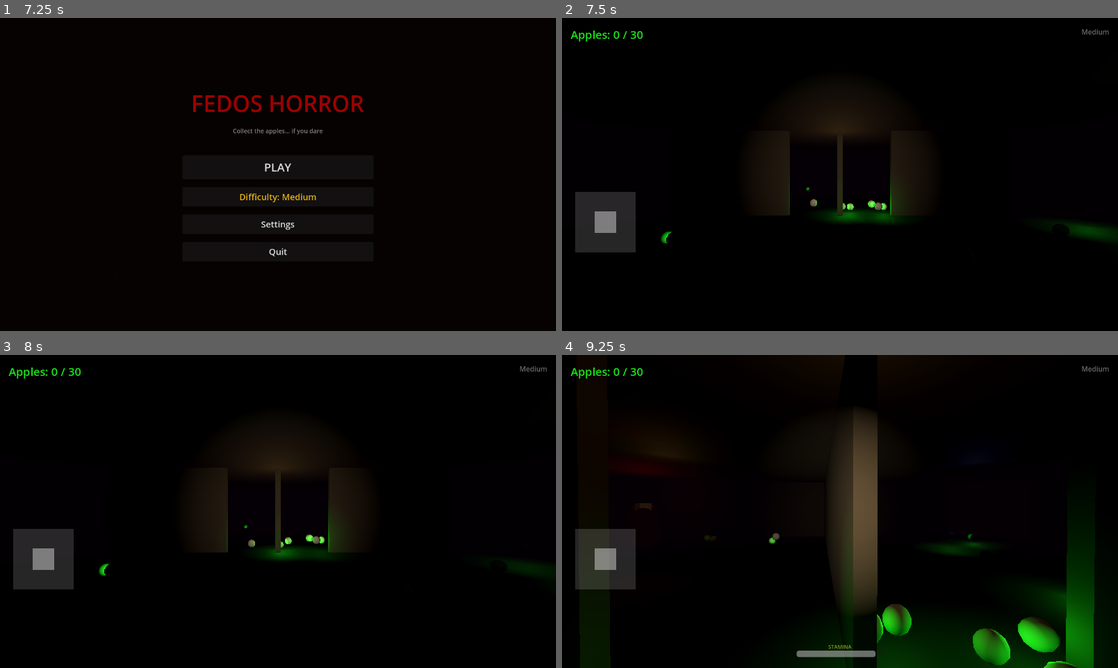
Above: before the commit, frames 1-4 (two rows, left to right).
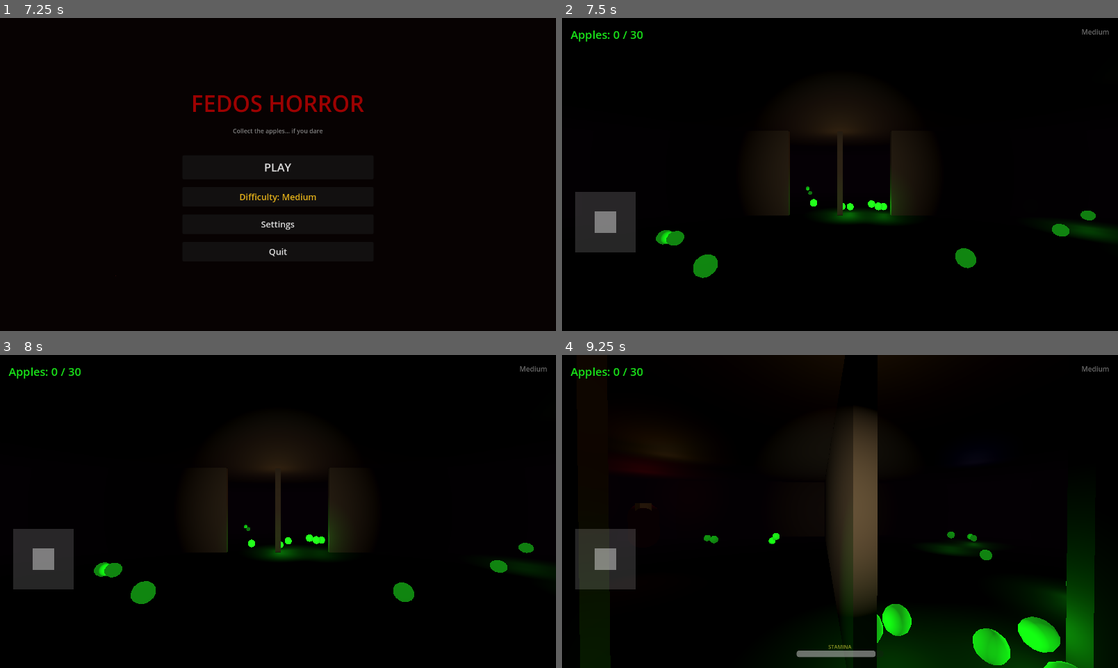
Above: after the commit, the same moments.

Repository: developer-SNOOP/WardenUpgradeMod
Game: Godot game, scene res://scenes/splash_screen.tscn
Two runs of this game, one before a commit and one after it. Both use one fixed random seed, a clock stepped at 60 frames per second and the inputs below.
Inputs (mouse positions are in pixels of both pictures, inside the frame that each line leads up to):
- Up to frame 1 (7.25 s): move the mouse to (400, 158) at 0.52 s; hold D (move_right) 0.53-1.25 s; hold Shift (sprint) 0.53-1.25 s; click (400, 158) at 0.67 s; tap Enter at 1.25, 5 s; drag from (166, 190) to (250, 237) at 1.27 s; move the mouse to (333, 105) at 2.02 s; hold D (move_right) 2.03-2.75 s; hold Shift (sprint) 2.03-2.75 s; tap Space at 2.75, 5.75 s; drag from (250, 237) to (111, 127) at 2.77 s; move the mouse to (444, 221) at 3.52 s; hold A (move_left) 3.53-4.25 s; hold Shift (sprint) 3.53-4.25 s; drag from (111, 127) to (194, 96) at 4.27 s; move the mouse to (305, 174) at 5.02 s; hold S (move_backward) 5.03-5.75 s; hold Shift (sprint) 5.03-5.75 s; click (305, 174) at 5.17 s; drag from (194, 96) to (166, 190) at 5.77 s; move the mouse to (400, 158) at 6.52 s; hold W (move_forward) from 6.53 s (still down); hold Shift (sprint) from 6.53 s (still down)
- Up to frame 2 (7.5 s): release W (move_forward) at 7.25 s; release Shift (sprint) at 7.25 s; click "PLAY" at 7.25 s
- Up to frame 3 (8 s): no input
- Up to frame 4 (9.25 s): move the mouse to (812, 511) at 8.02 s; hold W (move_forward) from 8.03 s (still down); tap Shift (sprint) at 8.1 s; move the mouse to (851, 505) at 8.77 s; hold Shift (sprint) from 8.78 s (still down)

Frame 1 is identical in both runs. In frame 2, 1.0% of the frame differs, in the area x 16-96%, y 53-84%; in frame 3, 0.9%; in frame 4, 2.0%, in the area x 25-93%, y 56-100%.

Commit message:
Fix review issues: vignette effect, apple material, keystore path
- Fix vignette: color alpha=1 with modulate.a=0 so red flash works
- Move apple material to apple.tscn with green emission glow
- Remove hardcoded keystore path from export_presets.cfg

Co-Authored-By: Амир Фазульжанов <fazulzanovamir5@gmail.com>

Diff:
--- a/FedosHorror/scenes/apple.tscn
+++ b/FedosHorror/scenes/apple.tscn
@@ -7,6 +7,12 @@
 height = 0.3
 radial_segments = 12
 rings = 6
+
+[sub_resource type="StandardMaterial3D" id="Material_apple"]
+albedo_color = Color(0.1, 0.8, 0.1, 1)
+emission_enabled = true
+emission = Color(0.1, 0.6, 0.1, 1)
+emission_energy_multiplier = 0.8
 
 [sub_resource type="SphereShape3D" id="SphereShape3D_apple"]
 radius = 0.5
@@ -18,6 +24,7 @@
 
 [node name="MeshInstance3D" type="MeshInstance3D" parent="."]
 mesh = SubResource("SphereMesh_apple")
+surface_material_override/0 = SubResource("Material_apple")
 
 [node name="GlowLight" type="OmniLight3D" parent="."]
 light_color = Color(0.1, 0.9, 0.1, 1)
--- a/FedosHorror/scenes/game.tscn
+++ b/FedosHorror/scenes/game.tscn
@@ -111,12 +111,6 @@
 volumetric_fog_albedo = Color(0.05, 0.03, 0.05, 1)
 volumetric_fog_length = 20.0
 
-[sub_resource type="StandardMaterial3D" id="Material_apple"]
-albedo_color = Color(0.1, 0.8, 0.1, 1)
-emission_enabled = true
-emission = Color(0.1, 0.6, 0.1, 1)
-emission_energy_multiplier = 0.8
-
 [node name="Game" type="Node3D"]
 script = ExtResource("1")
 
@@ -425,7 +419,8 @@
 anchors_preset = 15
 anchor_right = 1.0
 anchor_bottom = 1.0
-color = Color(0.3, 0, 0, 0)
+color = Color(0.3, 0, 0, 1)
+modulate = Color(1, 1, 1, 0)
 mouse_filter = 2
 
 [node name="VirtualJoystick" type="Control" parent="GameUI"]
--- a/FedosHorror/scripts/game_ui.gd
+++ b/FedosHorror/scripts/game_ui.gd
@@ -20,6 +20,7 @@
 	lose_panel.visible = false
 	speed_warning.visible = false
 	update_apple_count(0)
+	vignette.modulate.a = 0.0
 	GameManager.apple_collected.connect(_on_apple_collected)
 	GameManager.game_won.connect(_on_game_won)
 	GameManager.game_lost.connect(_on_game_lost)
Not shown, changed: FedosHorror/export_presets.cfg
Not shown: 1 places in FedosHorror/scenes/apple.tscn that only renumber resources
Not shown: 1 places in FedosHorror/scenes/game.tscn that only renumber resources
